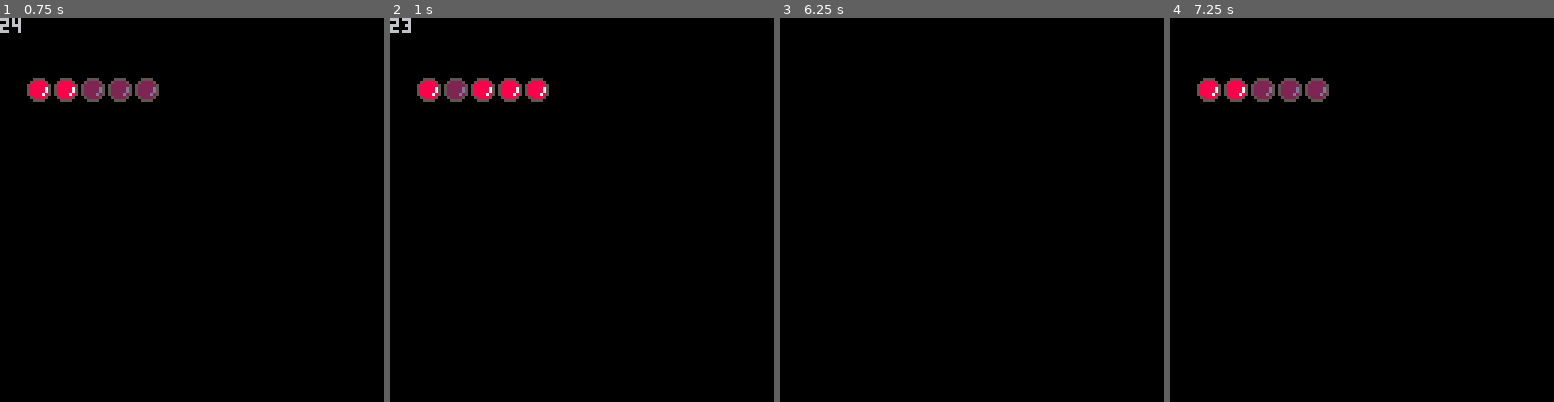
Above: before the commit, frames 1-4 (left to right).
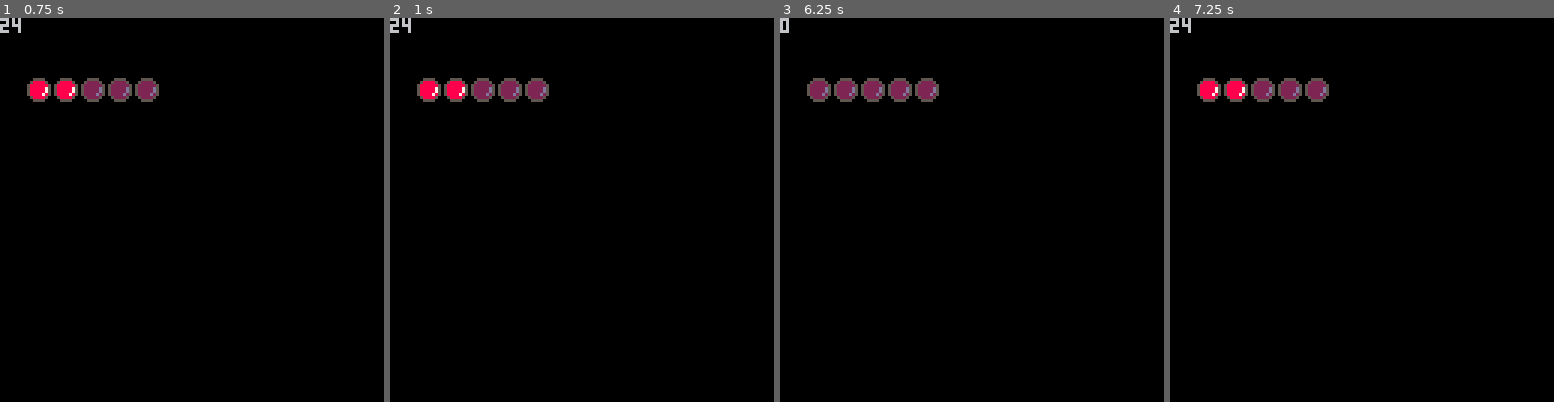
Above: after the commit, the same moments.

Repository: Blacksoilone/24_seconds_countdown
Game: PICO-8 cartridge 24_seconds_countdown.p8
Same seed, same stepped clock (60 frames per second), same inputs: the game is played once before the commit and once after it.
Inputs:
- Up to frame 1 (0.75 s): no input
- Up to frame 2 (1 s): no input
- Up to frame 3 (6.25 s): hold Right 1.6-2.1 s; hold Up 2.15-2.42 s; hold Right 2.47-3.03 s; hold Left 3.08-3.58 s; hold Down 3.63-3.97 s; hold Right 4.02-4.68 s; hold Up 4.73-5.03 s; hold Left 5.08-5.68 s; hold Down 5.73-6.03 s; hold Right from 6.08 s (still down)
- Up to frame 4 (7.25 s): release Right at 6.58 s; hold Right 6.63-7.13 s; hold Up from 7.18 s (still down)

Frame 1 is identical in both runs. In frame 2, 0.8% of the frame differs, in the area x 3-41%, y 0-22%; in frame 3, 1.7%, in the area x 0-42%, y 0-22%; in frame 4, 0.1%.

Commit message:
结构化更改

Diff:
--- a/24_seconds_countdown.p8
+++ b/24_seconds_countdown.p8
@@ -11,13 +11,6 @@
 
 function _update()
  time_flow()
- if(timer>30) then
-  if seconds>0 then
-   seconds=seconds-1
-  end
-  timer=timer-30
- end
-
  bilnk_control()
  check_input()
  LED_control(seconds)
@@ -32,6 +25,14 @@
  draw_LED()
 end
 -->8
+function seconds_update()
+ if(timer>30) then
+  if seconds>0 then
+   seconds=seconds-1
+  end
+  timer=timer-30
+ end
+end
 function bilnk_control()
  if seconds<=5 then
   if (timer>10) and (timer<20) then
Not shown, added: 指令集.txt
Not shown, added: asm实现
